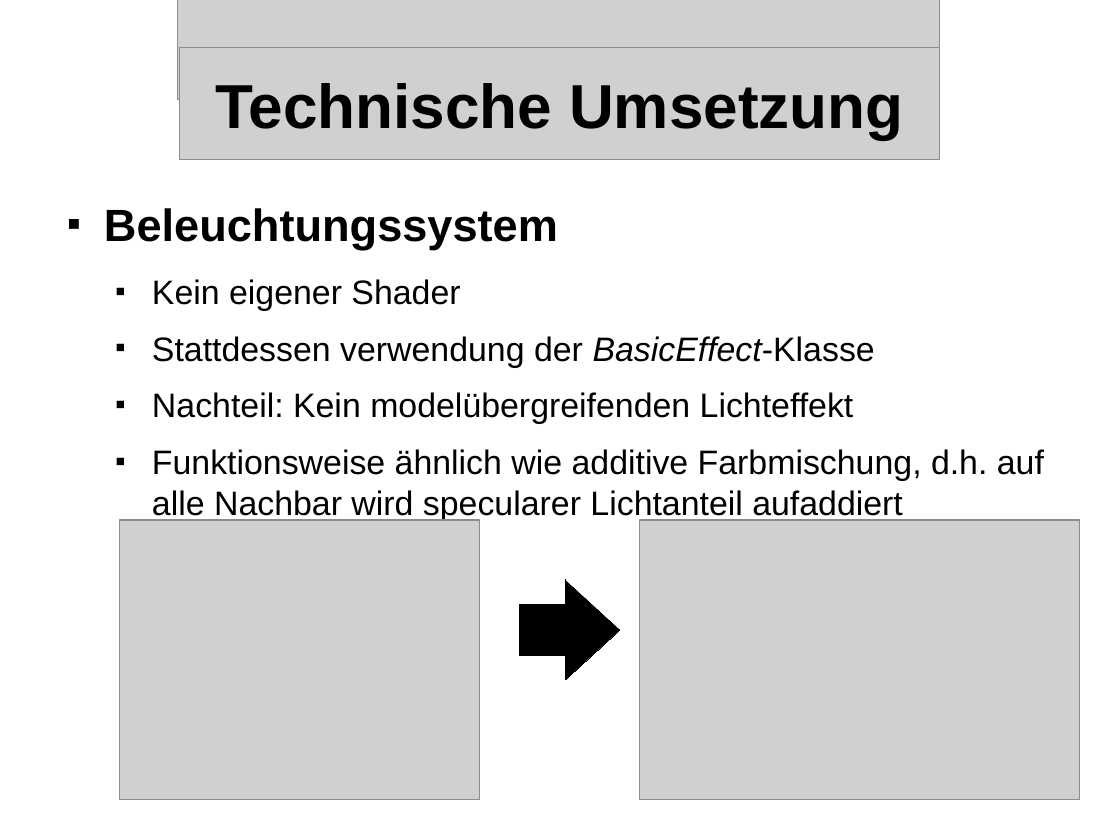
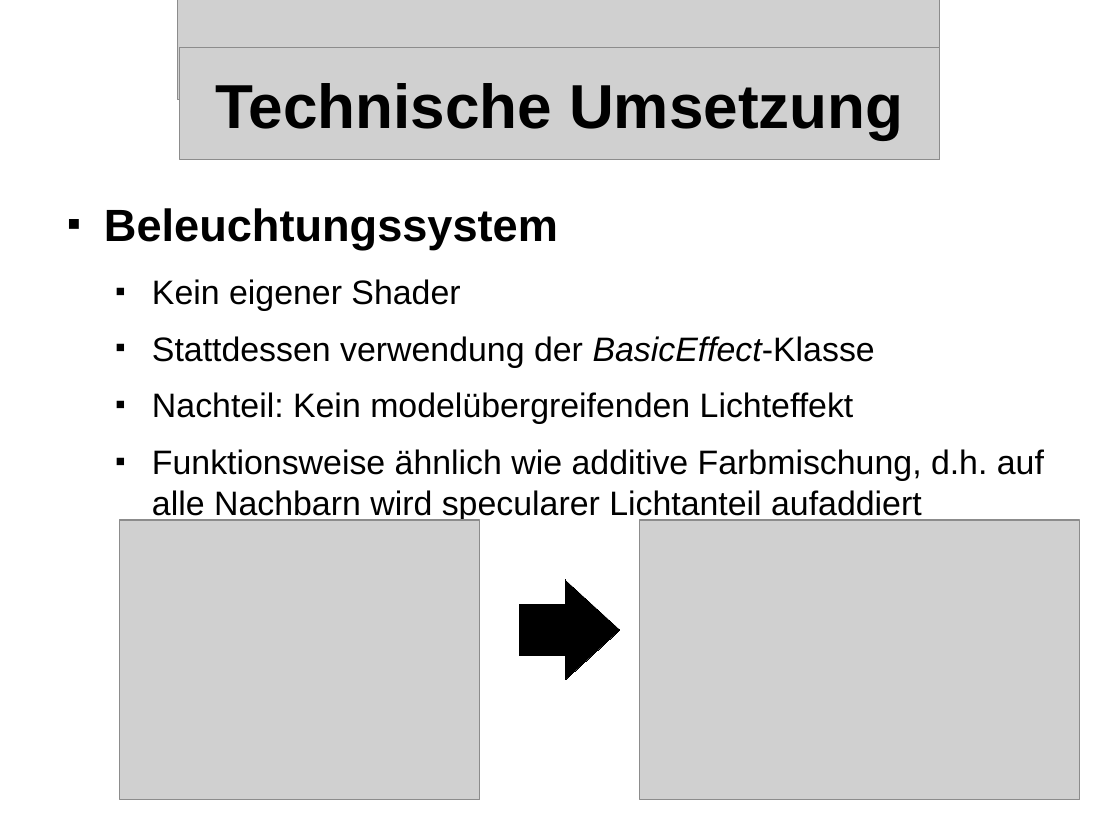
Before and after one commit to streber91/3D-Game-Project, a slide deck: slide 15 of Documents/Präsentationen/Underlord Abschlusspräsentation.odp (slide 16 before the commit). Drawn at 1120x840 pixels with LibreOffice and Linux fonts; fonts in the diff are those of the drawing; grey boxes stand for pictures; background and template pictures are left out. Boxes give left, top, right and bottom in pixels: in the first picture for what was removed or moved away, otherwise in the second. Text is boxed around its words. In the diff, an @@ line names an element or a change of style, - is before the commit and + after.

```diff
--- a/Documents/Präsentationen/Underlord Abschlusspräsentation.odp
+++ b/Documents/Präsentationen/Underlord Abschlusspräsentation.odp
@@ text at (x1=152, y1=449, x2=1044, y2=522): text changed @@
-  ■ Funktionsweise ähnlich wie additive Farbmischung, d.h. auf alle Nachbar wird specularer Lichtanteil aufaddiert
+  ■ Funktionsweise ähnlich wie additive Farbmischung, d.h. auf alle Nachbarn wird specularer Lichtanteil aufaddiert
```
Also in this commit, not shown: 5 other slides changed, 1 slide removed.
